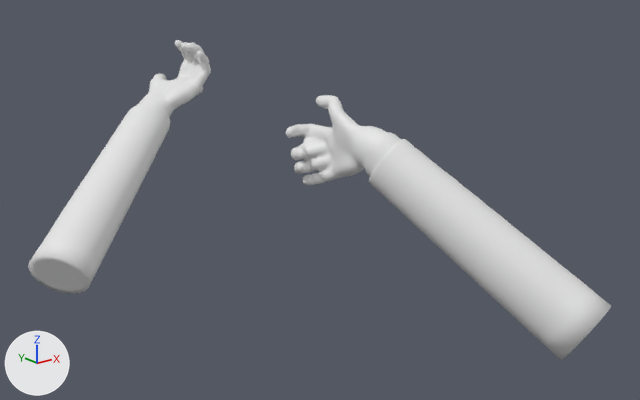
A saved change to the glTF model game/assets/weapons/relay_ar/relay_ar_arms.glb.
Before and after are seen from a 50 mm lens placed at (-0.817, -1.025, 0.278), pointed at (-0.006, -0.012, -0.127). Arrows for +X, +Y and +Z are at lower left; the lights stay in place. The older version comes first. Vertices at exactly the same position are counted once.

In view in the first picture: 'arms.001'.
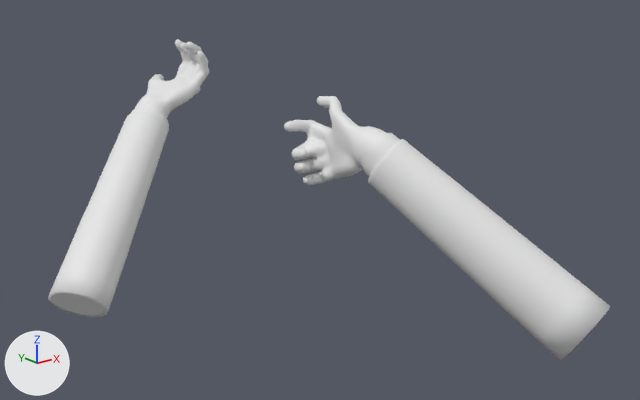
The change, as a list of edits to the scene's bpy script:
```text
Change me_arms:
    used by ob_arms_001; location = (0.0, 0.0, 0.0)
    remove me_arms.from_pydata(...)  # 5344 vertices, 10672 faces; spans x -0.37..0.197, y -0.423..0.521, z -0.298..0.069
    add me_arms.from_pydata(...)  # 3922 vertices, 7828 faces; spans x -0.339..0.195, y -0.422..0.518, z -0.341..0.07
    me_arms part 1: a new loose piece of 362 vertices spanning x -0.339..-0.045, y 0.193..0.441, z -0.341..-0.043
    me_arms part 2: 4 vertices moved within x -0.031..0.056, y -0.11..0.018, z -0.088..-0.06; 2657 vertices removed from x -0.033..0.197, y -0.423..0.072, z -0.298..0.028; 1946 vertices added at x -0.031..0.195, y -0.422..0.072, z -0.298..0.027
    me_arms part 3: 1 vertex moved within x 0.043, y 0.42, z 0.017; 2665 vertices removed from x -0.37..0.069, y 0.175..0.521, z -0.28..0.069; 1592 vertices added at x -0.113..0.063, y 0.362..0.518, z -0.106..0.07
```

Pixel boxes (x1, y1, x2, y2) of what changed, in the pictures (640 x 400 px; the box of a moved part takes in the faces that stretch with it):
'arms.001', reshaped
    before: (28, 40, 611, 359)
    after: (48, 39, 610, 360)
part 1 of me_arms, added
    after: (48, 112, 169, 317)
part 2 of me_arms, moved or reshaped
    before: (285, 95, 611, 359)
    after: (284, 96, 610, 360)
part 3 of me_arms, moved or reshaped
    before: (28, 40, 211, 294)
    after: (131, 39, 209, 126)
